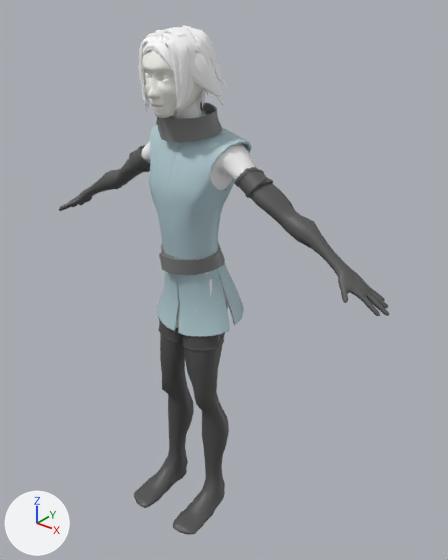
What one commit did to the FBX model Character/Lalli/Lalli_UV.fbx.
Both versions are drawn from a 50 mm lens placed at (0.265, -0.288, 0.384), pointed at (0.018, 0.022, 0.192). Lighting does not change. The marker at lower left points along +X, +Y and +Z. Where no turn or scale is listed for an object, it has been applied to the vertices. Vertices at the same position are counted once.
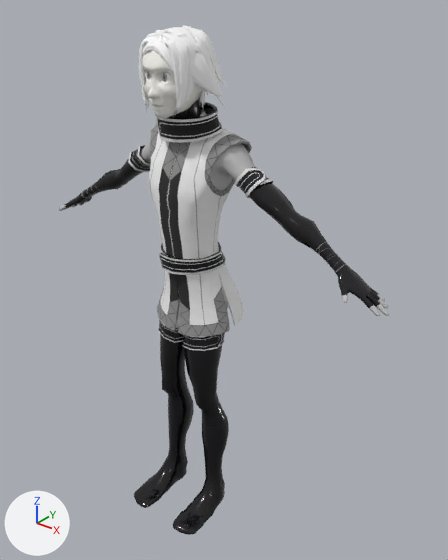
Diff of the bpy script that builds the scene:
```diff
--- a/Character/Lalli/Lalli_UV.fbx.py
+++ b/Character/Lalli/Lalli_UV.fbx.py
@@ mat_undershirt @@
 n0 = _N.new('ShaderNodeBsdfPrincipled'); n0.name = 'Principled BSDF'
-n0.inputs[0].default_value = (1.0, 1.0, 1.0, 1.0)  # 'Base Color', white #ffffff
 n1 = _N.new('ShaderNodeOutputMaterial'); n1.name = 'Material Output'
+n2 = _N.new('ShaderNodeTexImage'); n2.name = 'Image Texture'
+n2.image = img_lalli_uv_undershirt_basecolor_png
+n3 = _N.new('ShaderNodeTexImage'); n3.name = 'Image Texture.001'
+n3.image = img_lalli_uv_undershirt_roughness_png
+n4 = _N.new('ShaderNodeTexImage'); n4.name = 'Image Texture.002'
+n4.image = img_lalli_uv_undershirt_metalness_png
 _L.new(n0.outputs[0], n1.inputs[0])  # 'BSDF' to 'Surface'
+_L.new(n2.outputs[0], n0.inputs[0])  # 'Color' to 'Base Color'
+_L.new(n3.outputs[0], n0.inputs[2])  # 'Color' to 'Roughness'
+_L.new(n4.outputs[0], n0.inputs[1])  # 'Color' to 'Metallic'
@@ mat_overshirt @@
 n0 = _N.new('ShaderNodeBsdfPrincipled'); n0.name = 'Principled BSDF'
-n0.inputs[0].default_value = (0.431, 0.584, 0.627, 1.0)  # 'Base Color', light grey #afc9cf
 n1 = _N.new('ShaderNodeOutputMaterial'); n1.name = 'Material Output'
+n2 = _N.new('ShaderNodeTexImage'); n2.name = 'Image Texture'
+n2.image = img_lalli_uv_overshirt_basecolor_png
+n3 = _N.new('ShaderNodeTexImage'); n3.name = 'Image Texture.001'
+n3.image = img_lalli_uv_overshirt_roughness_png
+n4 = _N.new('ShaderNodeTexImage'); n4.name = 'Image Texture.002'
+n4.image = img_lalli_uv_overshirt_metalness_png
 _L.new(n0.outputs[0], n1.inputs[0])  # 'BSDF' to 'Surface'
+_L.new(n2.outputs[0], n0.inputs[0])  # 'Color' to 'Base Color'
+_L.new(n3.outputs[0], n0.inputs[2])  # 'Color' to 'Roughness'
+_L.new(n4.outputs[0], n0.inputs[1])  # 'Color' to 'Metallic'
@@ mat_gloves @@
 n0 = _N.new('ShaderNodeBsdfPrincipled'); n0.name = 'Principled BSDF'
-n0.inputs[0].default_value = (0.098, 0.098, 0.098, 1.0)  # 'Base Color', dark grey #585858
 n1 = _N.new('ShaderNodeOutputMaterial'); n1.name = 'Material Output'
+n2 = _N.new('ShaderNodeTexImage'); n2.name = 'Image Texture'
+n2.image = img_lalli_uv_gloves_basecolor_png
+n3 = _N.new('ShaderNodeTexImage'); n3.name = 'Image Texture.001'
+n3.image = img_lalli_uv_gloves_roughness_png
+n4 = _N.new('ShaderNodeTexImage'); n4.name = 'Image Texture.002'
+n4.image = img_lalli_uv_gloves_metalness_png
 _L.new(n0.outputs[0], n1.inputs[0])  # 'BSDF' to 'Surface'
+_L.new(n2.outputs[0], n0.inputs[0])  # 'Color' to 'Base Color'
+_L.new(n3.outputs[0], n0.inputs[2])  # 'Color' to 'Roughness'
+_L.new(n4.outputs[0], n0.inputs[1])  # 'Color' to 'Metallic'
@@ mat_belt @@
 n0 = _N.new('ShaderNodeBsdfPrincipled'); n0.name = 'Principled BSDF'
-n0.inputs[0].default_value = (0.216, 0.216, 0.216, 1.0)  # 'Base Color', grey #808080
 n1 = _N.new('ShaderNodeOutputMaterial'); n1.name = 'Material Output'
+n2 = _N.new('ShaderNodeTexImage'); n2.name = 'Image Texture'
+n2.image = img_lalli_uv_belt_basecolor_png
+n3 = _N.new('ShaderNodeTexImage'); n3.name = 'Image Texture.001'
+n3.image = img_lalli_uv_belt_roughness_png
+n4 = _N.new('ShaderNodeTexImage'); n4.name = 'Image Texture.002'
+n4.image = img_lalli_uv_belt_metalness_png
 _L.new(n0.outputs[0], n1.inputs[0])  # 'BSDF' to 'Surface'
+_L.new(n2.outputs[0], n0.inputs[0])  # 'Color' to 'Base Color'
+_L.new(n3.outputs[0], n0.inputs[2])  # 'Color' to 'Roughness'
+_L.new(n4.outputs[0], n0.inputs[1])  # 'Color' to 'Metallic'
@@ mat_boots @@
 n0 = _N.new('ShaderNodeBsdfPrincipled'); n0.name = 'Principled BSDF'
-n0.inputs[0].default_value = (0.0784, 0.0784, 0.0784, 1.0)  # 'Base Color', dark grey #4f4f4f
 n1 = _N.new('ShaderNodeOutputMaterial'); n1.name = 'Material Output'
+n2 = _N.new('ShaderNodeTexImage'); n2.name = 'Image Texture'
+n2.image = img_lalli_uv_boots_basecolor_png
+n3 = _N.new('ShaderNodeTexImage'); n3.name = 'Image Texture.001'
+n3.image = img_lalli_uv_belt_roughness_png
+n4 = _N.new('ShaderNodeTexImage'); n4.name = 'Image Texture.002'
+n4.image = img_lalli_uv_boots_metalness_png
 _L.new(n0.outputs[0], n1.inputs[0])  # 'BSDF' to 'Surface'
+_L.new(n2.outputs[0], n0.inputs[0])  # 'Color' to 'Base Color'
+_L.new(n3.outputs[0], n0.inputs[2])  # 'Color' to 'Roughness'
+_L.new(n4.outputs[0], n0.inputs[1])  # 'Color' to 'Metallic'
@@ me_mesh_002 @@
 # used by ob_polysurface21; parent = ob_polysurface16; location = (0.0, 25.74, 0.18); scale = (1.12, 1.03, 1.12)
-me_mesh_002.from_pydata(...)  # 122 vertices, 118 faces; spans x -2.14..2.14, y -5.15..-3.64, z -2.44..1.08
+me_mesh_002.from_pydata(...)  # 298 vertices, 296 faces; spans x -2.14..2.14, y -0.76..0.76, z -1.76..1.76
+# me_mesh_002 part 1: 298 vertices added at x -2.14..2.14, y -0.76..0.76, z -1.76..1.76
+# me_mesh_002 part 2: 122 vertices removed from x -2.14..2.14, y -5.15..-3.64, z -2.44..1.08
 me_mesh_002.materials.append(mat_belt)
@@ ob_polysurface21 @@
 ob_polysurface21.parent = ob_polysurface16
-ob_polysurface21.location = (0.0, 25.74, 0.18)
-ob_polysurface21.scale = (1.12, 1.03, 1.12)
+ob_polysurface21.location = (0.0, 21.2, -0.635)
+ob_polysurface21.scale = (1.14, 1.03, 1.12)
```

Where the change shows, as pixel boxes [x1, y1, x2, y2] in the pictures (448 x 560 px):
'polySurface20', surface changed
    both: [149, 110, 252, 337]
'polySurface11', surface changed (grey to black)
    both: [134, 317, 229, 535]
'polySurface17', surface changed (grey to black)
    both: [59, 145, 389, 316]
'polySurface23', surface changed (grey to black)
    both: [156, 102, 223, 143]
'polySurface40', surface changed (white to grey)
    both: [140, 97, 255, 190]
'polySurface21', surface changed, reshaped, moved, rescaled
    before: [159, 243, 225, 275]
    after: [159, 242, 226, 275]
part 1 of me_mesh_002, added
    after: [159, 242, 226, 275]
part 2 of me_mesh_002, deleted
    before: [159, 243, 225, 275]
